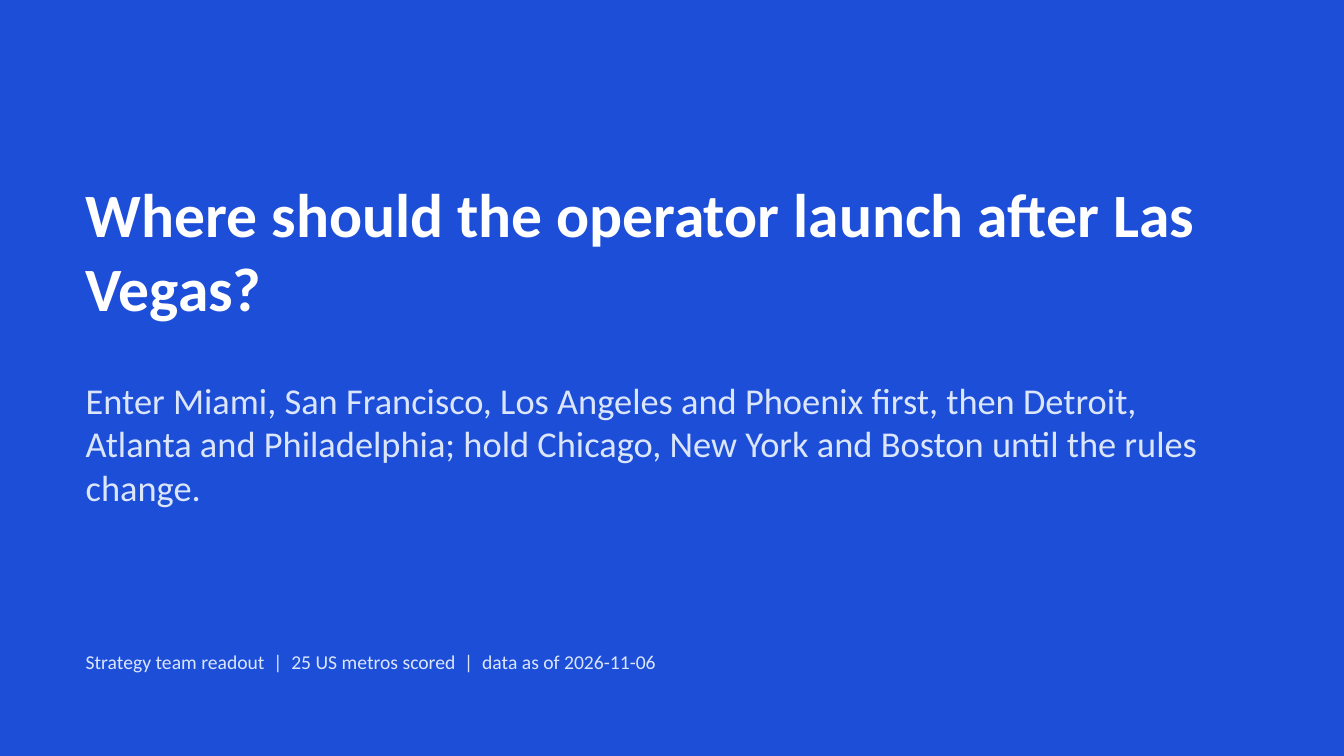
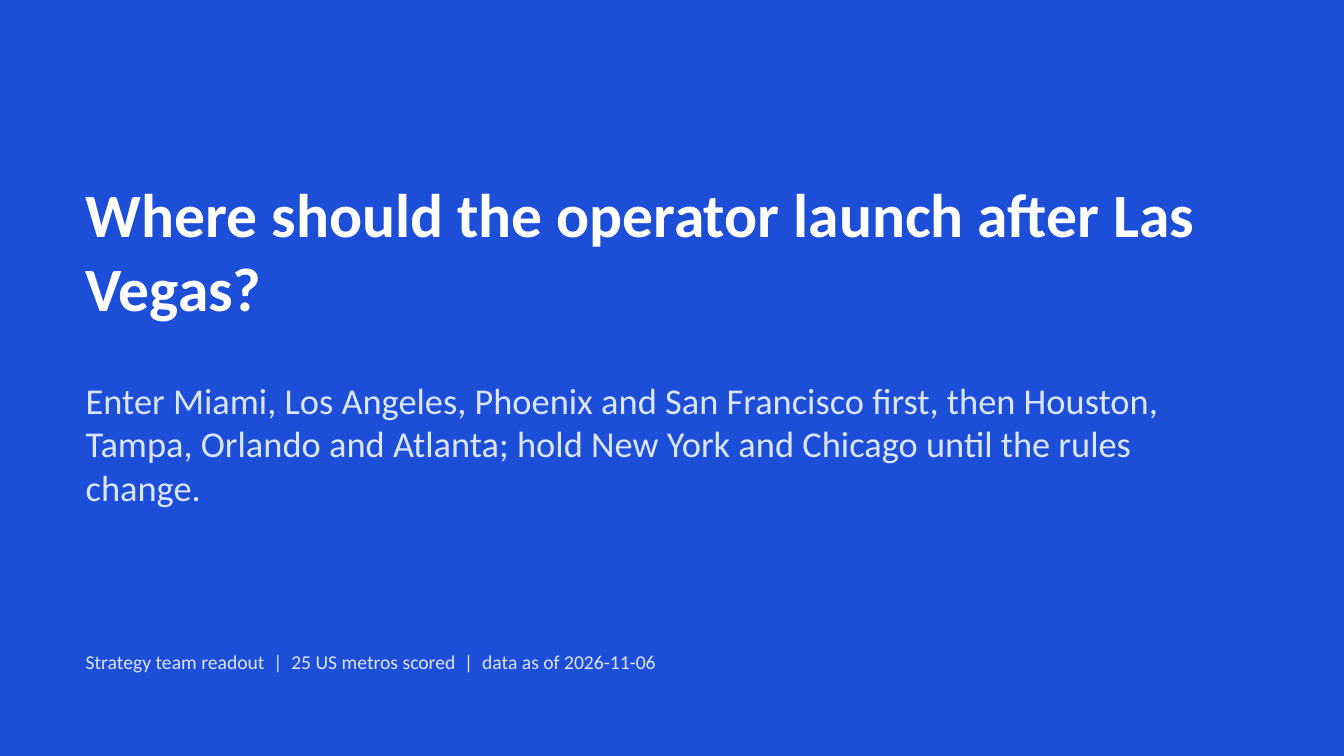
Before and after one commit to jmayank574/av-expansion-strategy, a slide deck: slide 1 of reports/deck.pptx. Drawn at 1344x756 pixels with LibreOffice and Linux fonts; fonts in the diff are those of the drawing. Boxes give left, top, right and bottom in pixels: in the first picture for what was removed or moved away, otherwise in the second. Text is boxed around its words. In the diff, an @@ line names an element or a change of style, - is before the commit and + after.

```diff
--- a/reports/deck.pptx
+++ b/reports/deck.pptx
@@ text at (86,388,1158,508): text changed @@
-Enter Miami, San Francisco, Los Angeles and Phoenix first, then Detroit, Atlanta and Philadelphia; hold Chicago, New York and Boston until the rules change.
+Enter Miami, Los Angeles, Phoenix and San Francisco first, then Houston, Tampa, Orlando and Atlanta; hold New York and Chicago until the rules change.
```
Also in this commit, not shown: 6 other slides changed, 40 other files.
